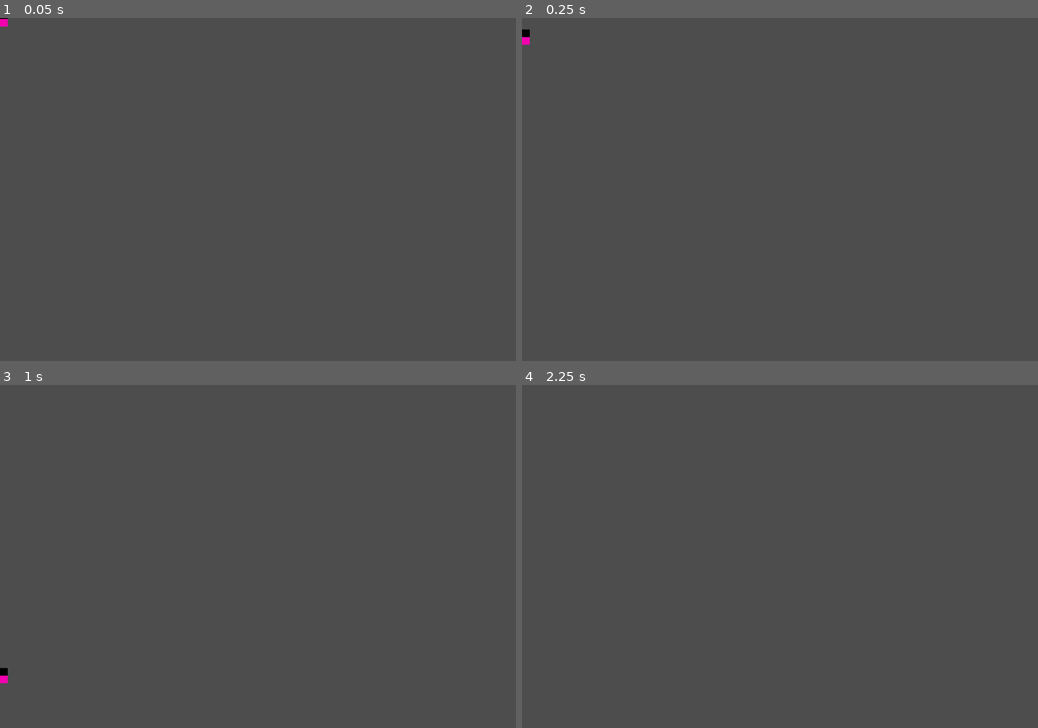
Above: before the commit, frames 1-4 (two rows, left to right).
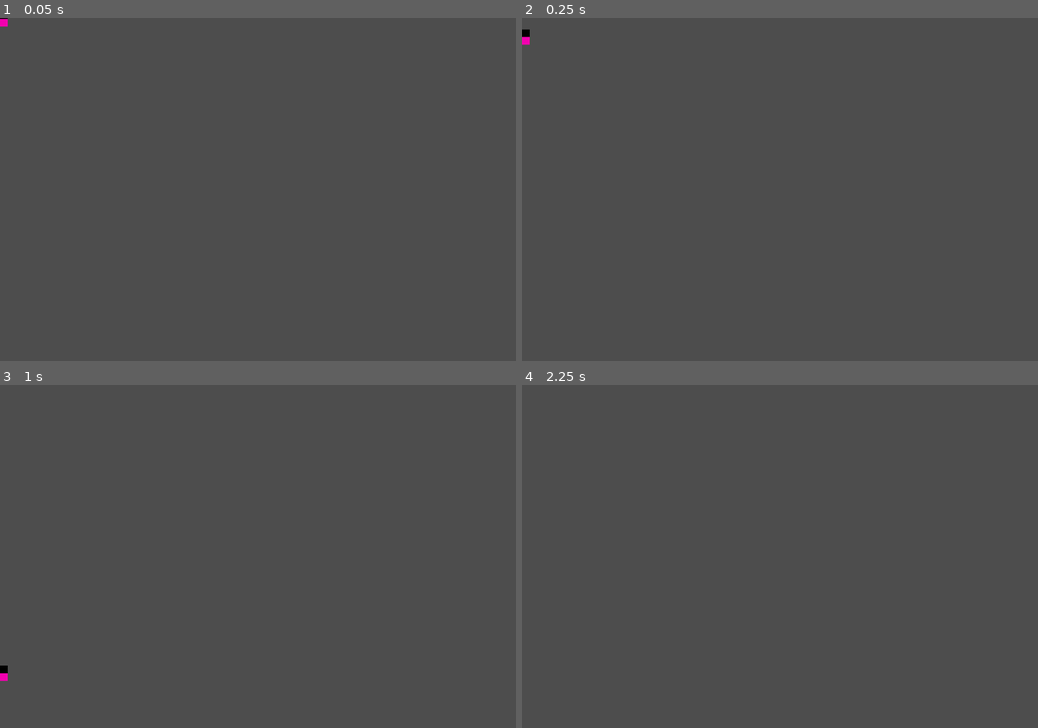
Above: after the commit, the same moments.

Repository: EamonnER/TerraWorlds
Game: Godot game, scene res://src/item/dropped_item.tscn
Two runs of this game, one before a commit and one after it. Both use one fixed random seed, a clock stepped at 60 frames per second and the inputs below. This scene is started directly instead of the project's main scene.
Inputs (mouse positions are in pixels of both pictures, inside the frame that each line leads up to):
- Up to frame 1 (0.05 s): no input
- Up to frame 2 (0.25 s): no input
- Up to frame 3 (1 s): move the mouse to (371, 539) at 0.52 s; hold D (game_right) from 0.53 s (still down); click (371, 539) at 0.6 s; tap Space (game_jump) at 0.77 s
- Up to frame 4 (2.25 s): move the mouse to (676, 573) at 1.27 s; right-click (676, 573) at 1.35 s; tap Space (game_jump) at 1.52 s; tap Enter at 2 s; move the mouse to (831, 481) at 2.02 s; release D (game_right) at 2.03 s; hold A (game_left) from 2.03 s (still down); click (831, 481) at 2.1 s

The runs differ from the first frame. In frame 2, less than 0.1% of the frame differs, in the area x 0-2%, y 5-6%; in frame 3, less than 0.1%, in the area x 0-2%, y 81-88%; in frame 4, nothing differs.

Commit message:
Added item floating animation

Diff:
--- a/src/item/dropped_item.gd
+++ b/src/item/dropped_item.gd
@@ -2,7 +2,20 @@
 class_name DroppedItem
 
 var item: Item
+var float_speed: float = 2.0
+var float_amplitude: float = 10.0
+
+@onready var sprite = $Sprite
 
 func _on_pickup_area_body_entered(body: Node2D) -> void:
 	if body is Player and body.pickup_item(item):
 		queue_free()
+
+func start_float_animation():
+	var tween = create_tween()
+	tween.tween_property(sprite, "position:y", sprite.position.y - float_amplitude, float_speed).set_trans(Tween.TRANS_SINE)
+	tween.tween_property(sprite, "position:y", 0, float_speed).set_trans(Tween.TRANS_SINE)
+	tween.tween_callback(start_float_animation)
+
+func _ready() -> void:
+	start_float_animation()
